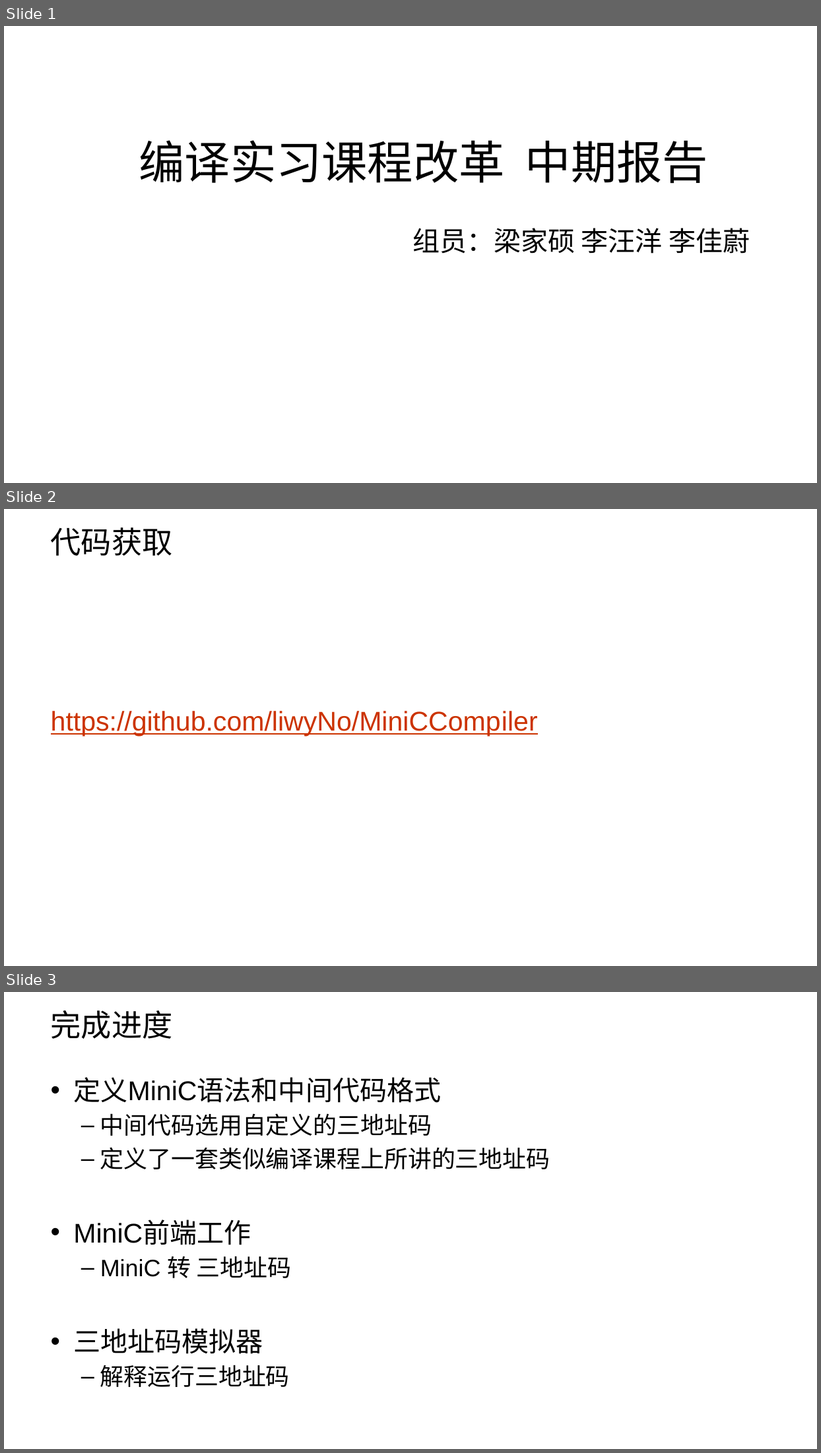
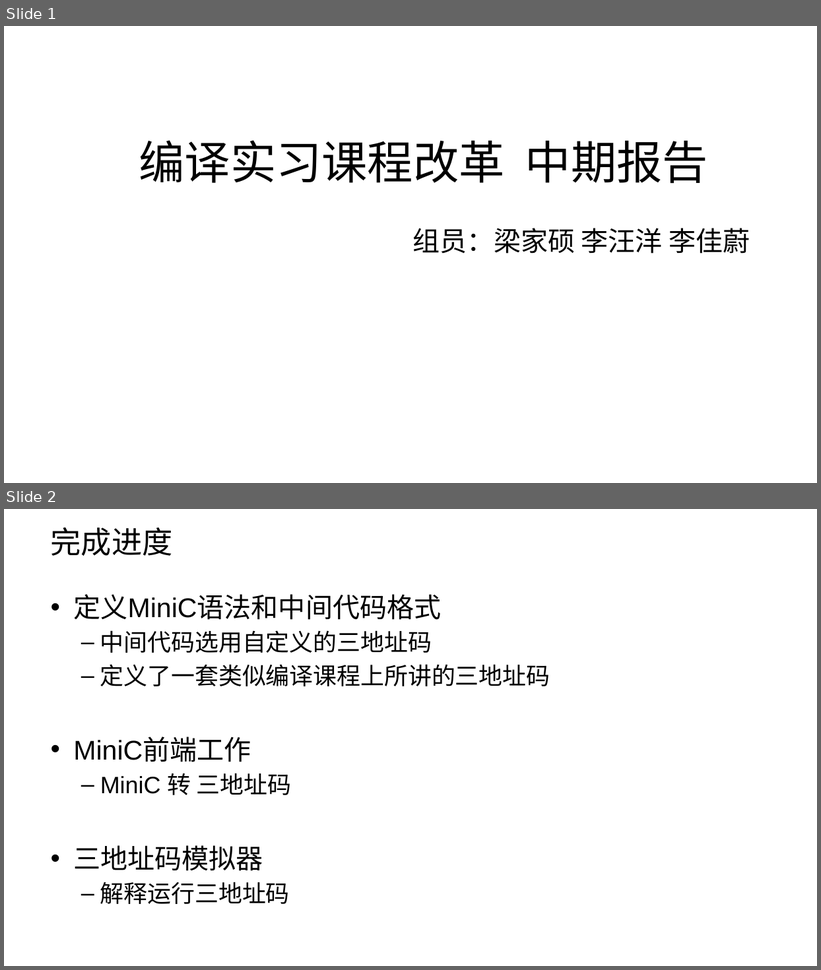
Before and after one commit to liwyNo/MiniCCompiler, a slide deck: doc/midterm.pptx. Shown one above the other, each under a label of ours: slides 1, 2 and 3 before the commit, slides 1 and 2 after it. The pictures are 821x1453 and 821x970 pixels, drawn with LibreOffice and Linux fonts; fonts in the diff are those of the drawing; background and template pictures are left out. Boxes give left, top, right and bottom in pixels: in the first picture for what was removed or moved away, otherwise in the second. Text is boxed around its words. In the diff, an @@ line names an element or a change of style, - is before the commit and + after.

```diff
--- a/doc/midterm.pptx
+++ b/doc/midterm.pptx
@@ slide 2 removed at [4,509,817,966], background picture (left out) @@
@@ title removed at [51,527,173,556] @@
-代码获取
@@ text removed at [51,711,538,737] @@
-https://github.com/liwyNo/MiniCCompiler
@@ what was slide 3 is now slide 2 @@
```
Also in this commit, not shown: 2 slides changed, 6 other files.
